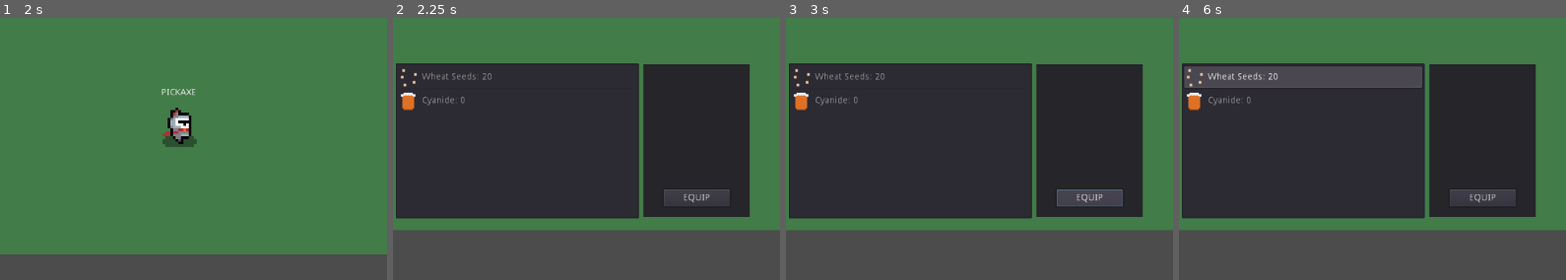
Above: before the commit, frames 1-4 (left to right).
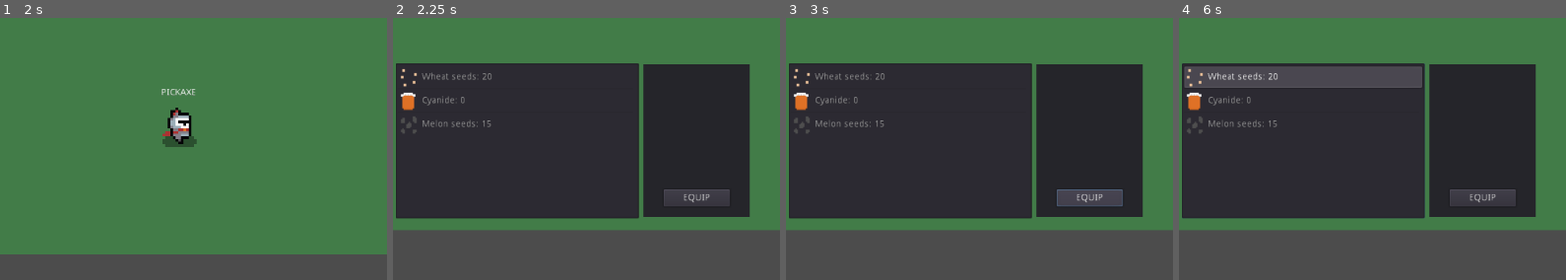
Above: after the commit, the same moments.

Repository: ranaxdev/BeatTheBoredomJam
Game: Godot game, scene res://Scenes/World.tscn
Same seed, same stepped clock (60 frames per second), same inputs: the game is played once before the commit and once after it.
Inputs (mouse positions are % of the whole screen's width and height, from its top left):
- Up to frame 1 (2 s): tap Enter (ui_accept) at 0.5, 0.6, 0.77, 1.07, 1.52, 1.55, 1.82 s; move the mouse to (72, 45) at 0.52 s; hold D (move_right) 0.53-1.28 s; move the mouse to (29, 55) at 1.27 s; hold S (move_down) from 1.28 s (still down); click (29, 55) at 1.35 s
- Up to frame 2 (2.25 s): move the mouse to (59, 28) at 2.02 s; release S (move_down) at 2.03 s; hold D (move_right) from 2.03 s (still down); tap E (toggle_inv) at 2.1 s
- Up to frame 3 (3 s): tap Enter (ui_accept) at 2.3 s; release D (move_right) at 2.75 s; click "EQUIP" at 2.75 s
- Up to frame 4 (6 s): tap Enter (ui_accept) at 3.5, 3.77, 3.8, 4.07, 4.25, 4.52, 4.55, 4.82, 5, 5.27, 5.3, 5.57, 5.75 s; move the mouse to (44, 70) at 3.52 s; hold W (move_up) 3.53-4.28 s; tap 1 at 3.6 s; move the mouse to (80, 65) at 4.27 s; hold 2 4.28-5.03 s; hold A (move_left) 4.28-5.78 s; move the mouse to (19, 35) at 5.02 s; tap 3 at 5.1 s; move the mouse to (54, 50) at 5.77 s; hold S (move_down) from 5.78 s (still down); hold 4 from 5.78 s (still down)
The pictures show only the part of the screen within x 26-76%, y 29-79%; the shares and areas given below are measured in that part.

Frame 1 is identical in both runs. In frame 2, 0.3% of the frame differs, in the area x 2-26%, y 21-44%; in frame 3, 0.3%; in frame 4, 0.3%.

Commit message:
Adjusted farming to accomodate new inventory system

Diff:
--- a/Scripts/Farming/Crop.gd
+++ b/Scripts/Farming/Crop.gd
@@ -1,28 +1,45 @@
 extends Plant
 class_name Crop
 
+# Load crop textures
+var melonTexture:Texture = preload("res://Assets/crop/watermelon.png")
+var wheatTexture:Texture = preload("res://Assets/crop/wheat.png")
+
+# Dictionary of crops
+var CROPS = {
+	# WHEAT
+	0 : {
+		"seed" : "WHEAT_SEED",
+		"texture" : wheatTexture,
+		"growtime" : 5
+	}
+	,
+	# MELON
+	1 : {
+		"seed" : "MELON_SEED",
+		"texture" : melonTexture,
+		"growtime" : 10
+	}
+}
+
 var cropType:int;
+
 var currentStage:int=0; # current stage of growth
 var growTimer:Timer=null;
 var growthDelay:float = 3.0
 var pos:Vector2; # Position vector in world units
 var watered:bool = false
+var cropTexture;
+var xregion=0 # Start of sprite sheet (advance as grow stage increases)
 
-# Texture stuff (Fix later)
-var tempTexture:Texture;
-var crop1tex = preload("res://Assets/crop/crop1.png")
-var crop2tex = preload("res://Assets/crop/crop2.png")
-var crop3tex = preload("res://Assets/crop/crop3.png")
-
-var growTextures = [crop1tex,crop2tex,crop3tex]
 # Constructor
-func _init(crop:int=1, mappos:Vector2=Vector2()):
-	cropType=crop #Crop type default 1
+func _init(seed_name:String, mappos:Vector2=Vector2()):
+	cropType = self.getCropTypeBySeed(seed_name)
+	cropTexture = CROPS.get(cropType).get("texture")
 	pos = mappos
 
 #***CREATE EVENT***
 func _ready():
-	tempTexture = crop1tex; #initially its a seed texture
 	# Timer to get to next stage (growing)
 	growTimer = Timer.new()
 	growTimer.set_one_shot(true)
@@ -33,8 +50,7 @@
 
 #***RENDER***
 func _draw():
-	draw_texture(tempTexture,tilemap.map_to_world(pos))
-
+	draw_texture_rect_region(cropTexture,Rect2(tilemap.map_to_world(pos),Vector2(64,64)),Rect2(xregion,0,64,64))
 #***UPDATE***
 func _process(delta):
 	pass
@@ -44,7 +60,7 @@
 func _onGrowTimerComplete()->void:
 	currentStage+=1
 	if(currentStage!=3):
-		tempTexture = growTextures[currentStage] #Advance texture
+		xregion+=64
 		update() #Redraw texture
 		growTimer.start()
 
@@ -66,3 +82,10 @@
 	if(currentStage==3):
 		return true
 	return false
+
+# Get crop type by seed given
+func getCropTypeBySeed(seed_name:String) -> int:
+	for i in CROPS:
+		if(CROPS.get(i).get("seed")==seed_name):
+			return i
+	return 0
--- a/Scripts/Farming/Seed.gd
+++ b/Scripts/Farming/Seed.gd
@@ -11,6 +11,7 @@
 var seedType:int = 1;
 var seedSelected:bool = true;  # A seed is equipped, leave true for now
 var plantedCrops = Array() # List of unharvest, planted crops
+var seed_types = ["WHEAT_SEED","MELON_SEED"]
 
 #***CREATE EVENT***
 func _ready():
@@ -19,21 +20,21 @@
 #***UPDATE EVENT***
 func _process(delta):
 	# Seed is equipped and space pressed
-	if(inventory.is_this_equipped("WHEAT_SEED") and Input.is_action_just_pressed("ui_accept")):
+	if(inventory.are_these_equipped(seed_types) and Input.is_action_just_pressed("ui_accept")):
 		plantCrop()
-
 
 # Plants seed on dirt/wetdirt tile
 func plantCrop() -> void:
 	if(tilemap.get_cellv(player_pos) in [TileType.DIRT,TileType.WETDIRT] and toolbar.getcurrentTool()==toolbar.getTools().RAKE):
 		# Plant crop into dirt if there isn't already one planted
 		if(!cropMatchesPlayer()):
-			var crop = Crop.new(1,player_pos)
+			var crop = Crop.new(inventory.get_equipped(),player_pos)
 			add_child(crop)
 			plantedCrops.append(crop)
 			# Update dirt tile empty status
 			get_node("../Plough/").dirtTileEmpty[player_pos]=false
-
+			# Decrease crop amount in inventory
+			inventory.decrease_amount(inventory.get_equipped())
 			# If it was wet dirt, just start growing
 			if(tilemap.get_cellv(player_pos)==TileType.WETDIRT):
 				crop.setWatered()
--- a/Scripts/Inventory/Inventory.gd
+++ b/Scripts/Inventory/Inventory.gd
@@ -7,8 +7,10 @@
 
 # *** CREATE EVENT ***
 func _ready():
+	# Initially inventory is closed (not visible)
 	itemlist.visible = false
 	equip.visible = false
+
 	pause_mode = Node.PAUSE_MODE_PROCESS #Whitelist pause mode
 
 # *** UPDATE EVENT ***
@@ -37,6 +39,3 @@
 		get_tree().paused=true
 	else:
 		get_tree().paused=false
-
-
-# Sets item to currently equipped
--- a/Scripts/Inventory/ItemDB.gd
+++ b/Scripts/Inventory/ItemDB.gd
@@ -9,24 +9,29 @@
 """
 # Item textures (make class for this later)
 var wheat_texture:Texture = preload("res://Assets/inv_icons/wheat_seed.png")
+var melon_texture:Texture = preload("res://Assets/inv_icons/melon_seed.png")
 var cyanide_texture:Texture = preload("res://Assets/inv_icons/cyanide.png")
 
-const PATH = "res://Assets/inv_icons/" # Path where all icons are
 var equipped = null
 
 # Inventory/World item list
 var ITEMS = {
 	# Wheat seeds
 	"WHEAT_SEED" : {
-		"icon" : PATH+"wheat_seed.png",
 		"amount" : 20,
 		"formal" : "Wheat seeds",
 		"texture" : wheat_texture
 	}
 	,
+	# Melon seeds
+	"MELON_SEED" : {
+		"amount" : 15,
+		"formal" : "Melon seeds",
+		"texture" : melon_texture
+	}
+	,
 	# Cyanide pills (temp)
 	"CYANIDE" : {
-		"icon" : PATH+"cyanide.png",
 		"amount" : 0,
 		"formal" : "Cyanide",
 		"texture" : cyanide_texture
@@ -53,10 +58,6 @@
 
 # *** GETTERS ***
 
-# Get amount of inputted item
-func get_amount(item_name:String) -> int:
-	return ITEMS.get(item_name).get("amount")
-
 # Check if there is an item equipped
 func is_equipped() -> bool:
 	if(equipped!=null):
@@ -69,9 +70,15 @@
 		return true
 	return false
 
-# Get path to the icon
-func get_icon_path(item_name:String) -> String:
-	return ITEMS.get(item_name).get("icon")
+# Check if any of the given items in the array are equipped
+func are_these_equipped(item_names:Array)->bool:
+	if(equipped in item_names):
+		return true
+	return false
+
+# Get currently equipped item
+func get_equipped() -> String:
+	return equipped
 
 # Get texture
 func get_texture(item_name:String) -> Texture:
@@ -84,9 +91,9 @@
 		itemArray.append(item)
 	return itemArray
 
-# Get currently equipped item
-func get_equipped() -> String:
-	return equipped
+# Get amount of inputted item
+func get_amount(item_name:String) -> int:
+	return ITEMS.get(item_name).get("amount")
 
 # Get formal name
 func get_formal_name(item_name:String) -> String:
--- a/Scripts/Inventory/ItemList.gd
+++ b/Scripts/Inventory/ItemList.gd
@@ -10,8 +10,17 @@
 	set_item_metadata(0, "WHEAT_SEED")
 	add_item("Cyanide: "+str(ITEMS.get_amount("CYANIDE")),ITEMS.get_texture("CYANIDE"))
 	set_item_metadata(1, "CYANIDE")
-
+	add_item("Melon Seeds"+str(ITEMS.get_amount("MELON_SEED")),ITEMS.get_texture("MELON_SEED"))
+	set_item_metadata(2,"MELON_SEED")
 func _process(delta):
 	if(self.is_anything_selected() and equipButton.pressed):
 		ITEMS.set_equipped(get_item_metadata(get_selected_items()[0]))
 		print(ITEMS.get_equipped())
+
+	# Update items
+	_update_item_amounts()
+
+# Update item amounts (by adjusting name)
+func _update_item_amounts() -> void:
+	for i in range(get_item_count()):
+		set_item_text(i, ITEMS.get_formal_name(get_item_metadata(i))+": "+str(ITEMS.get_amount(get_item_metadata(i))))
Binary file removed: Assets/crop/crop1.png
Binary file removed: Assets/crop/crop2.png
Binary file removed: Assets/crop/crop3.png
Binary file added: Assets/crop/watermelon.png
Not shown, changed: Assets/crop/watermelon.png.import
Binary file added: Assets/crop/wheat.png
Not shown, changed: Assets/crop/wheat.png.import
Binary file added: Assets/inv_icons/melon_seed.png
Not shown, changed: Assets/inv_icons/melon_seed.png.import
